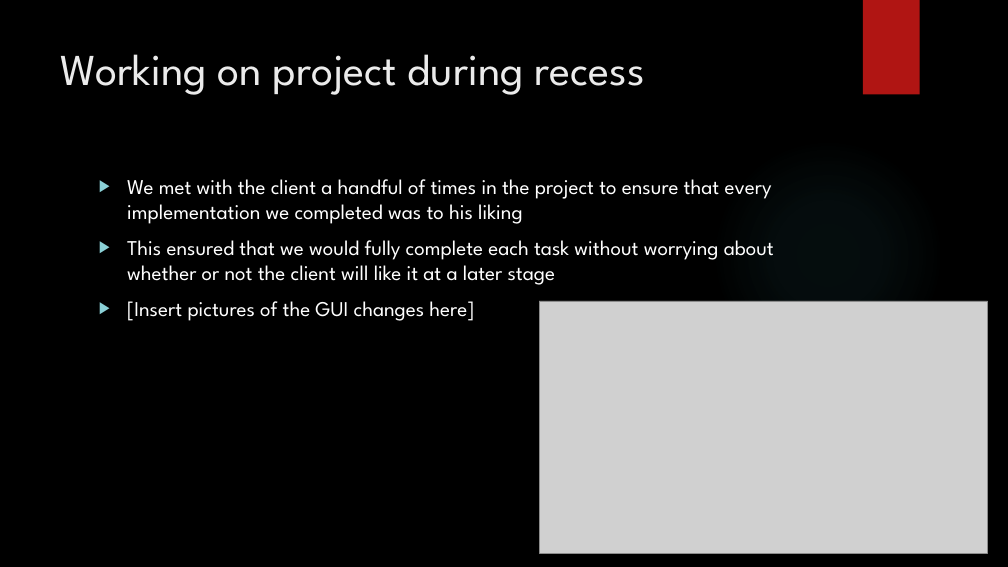
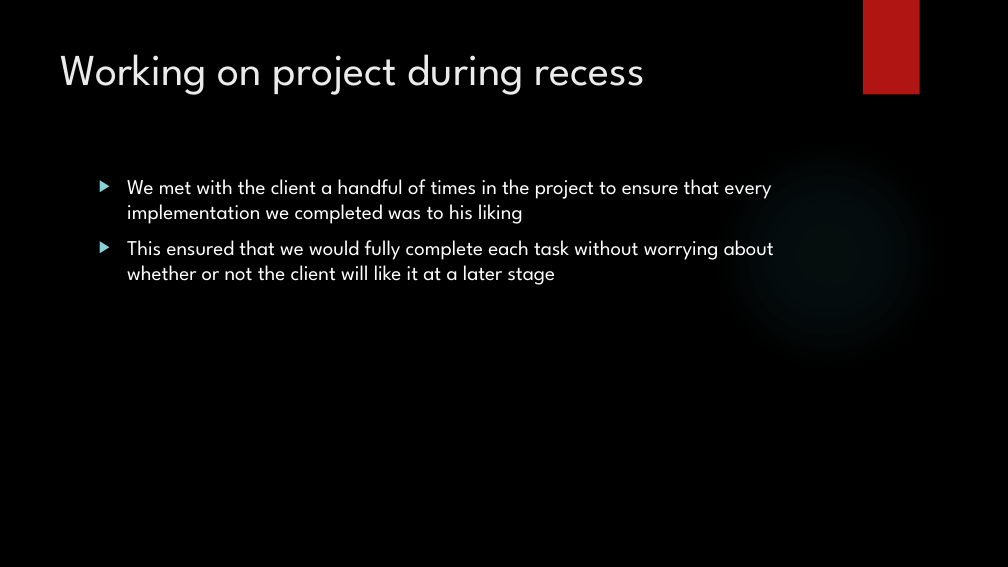
Before and after one commit to COS301-ThinkTech/COS301-Group-Project, a slide deck: slide 7 of ThinkTech.pptx. Drawn at 1008x567 pixels with LibreOffice and Linux fonts; fonts in the diff are those of the drawing; grey boxes stand for pictures; background and template pictures are left out. Boxes give left, top, right and bottom in pixels: in the first picture for what was removed or moved away, otherwise in the second. Text is boxed around its words. In the diff, an @@ line names an element or a change of style, - is before the commit and + after.

```diff
--- a/ThinkTech.pptx
+++ b/ThinkTech.pptx
@@ text at (127,301,474,321): paragraph removed @@
-▶ [Insert pictures of the GUI changes here]
@@ picture removed at (539,301,988,554) @@
```
Also in this commit, not shown: 2 other slides changed.
